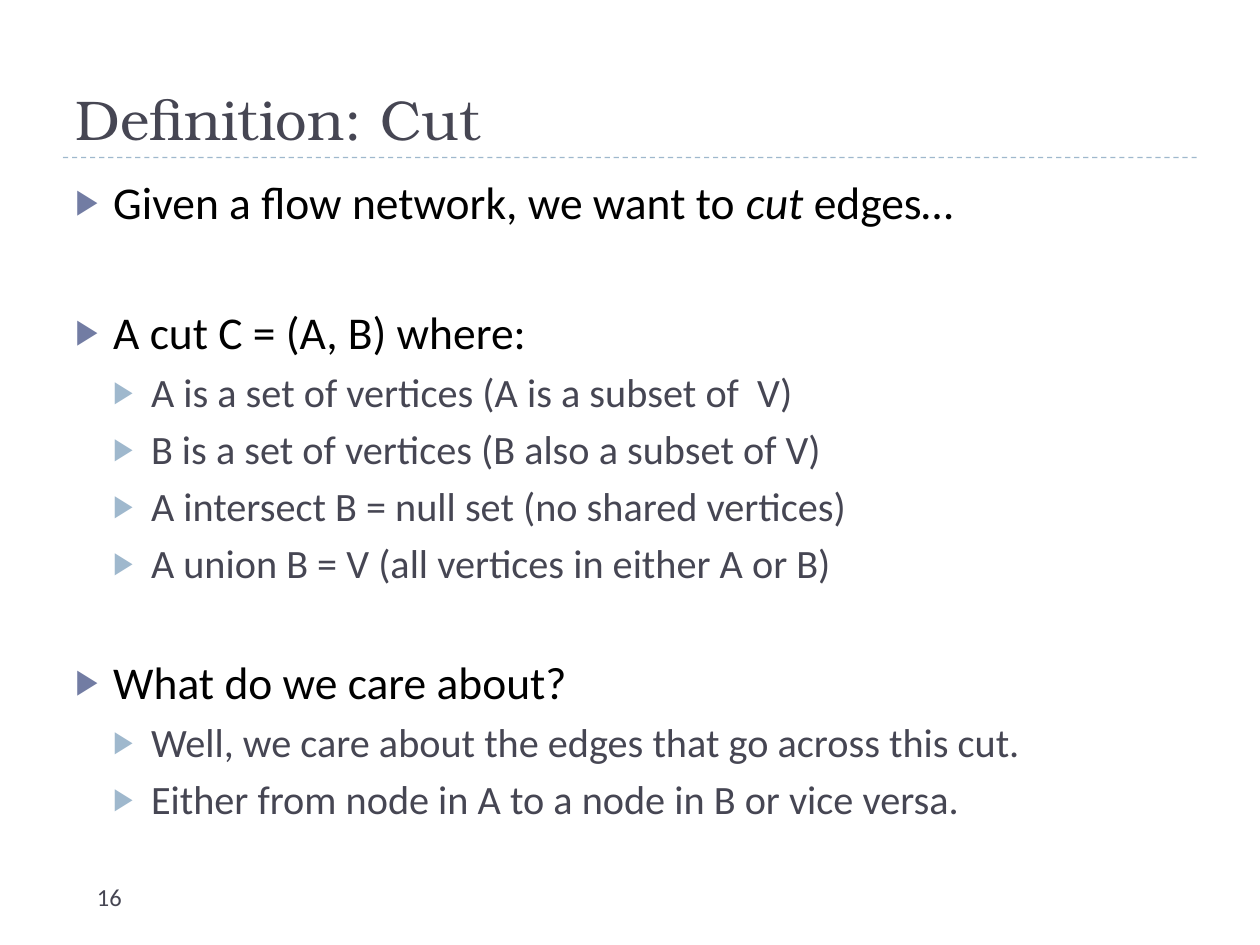
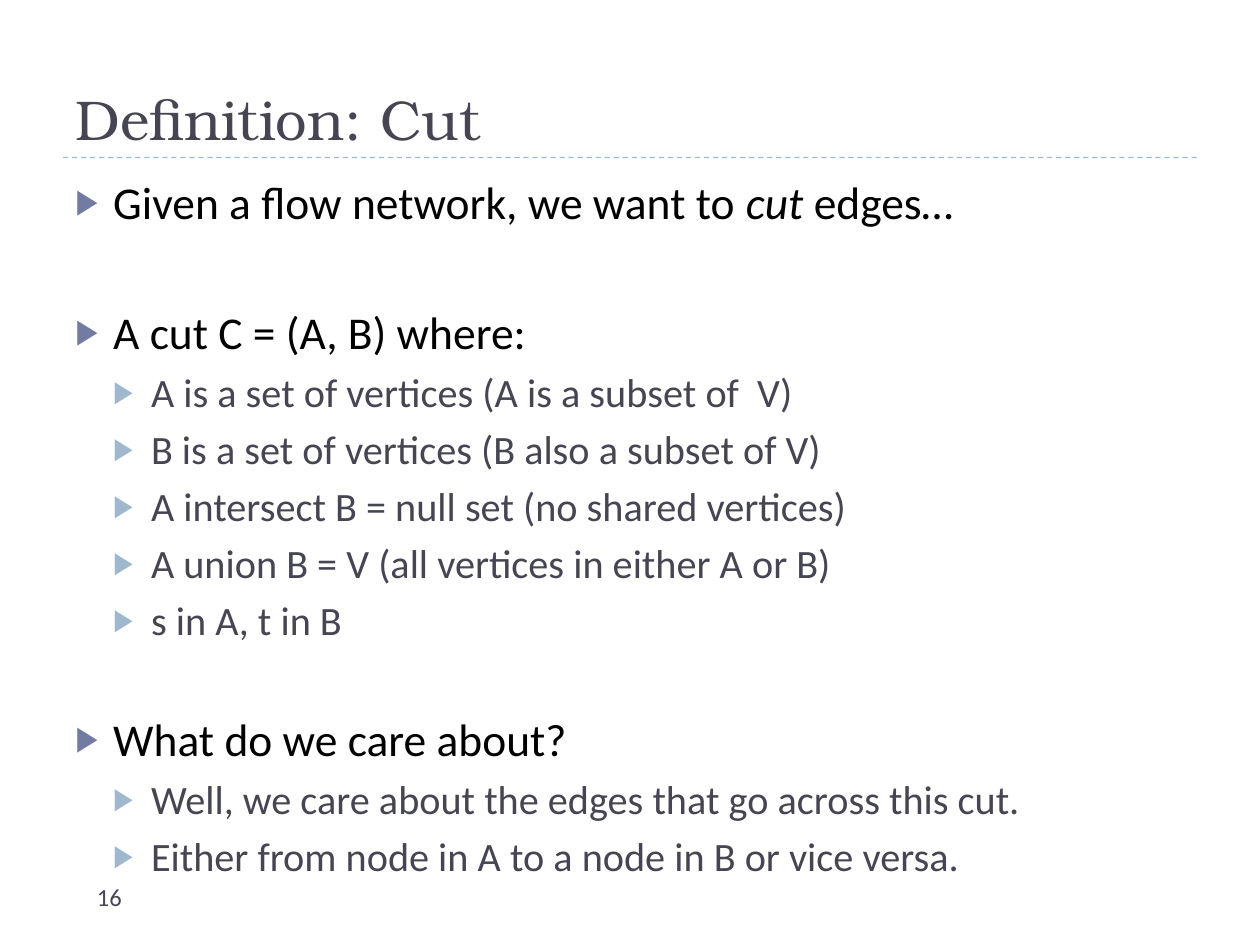
Before and after one commit to uva-cs/cs4102-f21, a slide deck: slide 16 of slides/Network-Flow.pptx. Drawn at 1260x945 pixels with LibreOffice and Linux fonts; fonts in the diff are those of the drawing. Boxes give left, top, right and bottom in pixels: in the first picture for what was removed or moved away, otherwise in the second. Text is boxed around its words. In the diff, an @@ line names an element or a change of style, - is before the commit and + after.

```diff
--- a/slides/Network-Flow.pptx
+++ b/slides/Network-Flow.pptx
@@ text at <box>151,607,342,640</box>: paragraph added @@
+  ▶ s in A, t in B
```
Also in this commit, not shown: 1 other slide changed, 9 other files.
